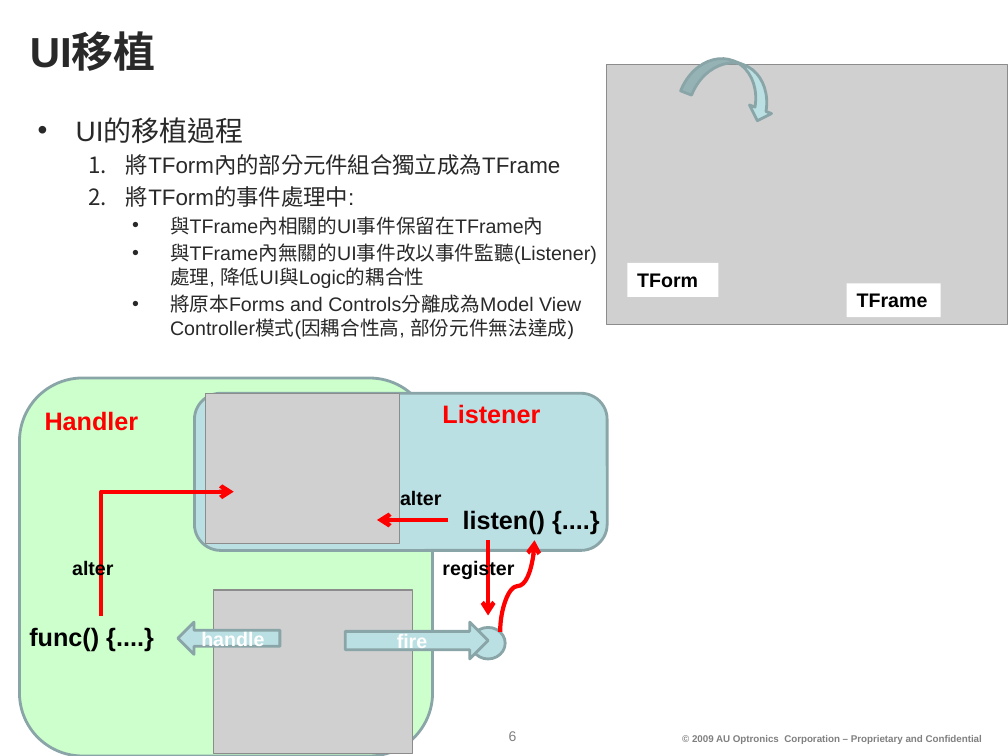
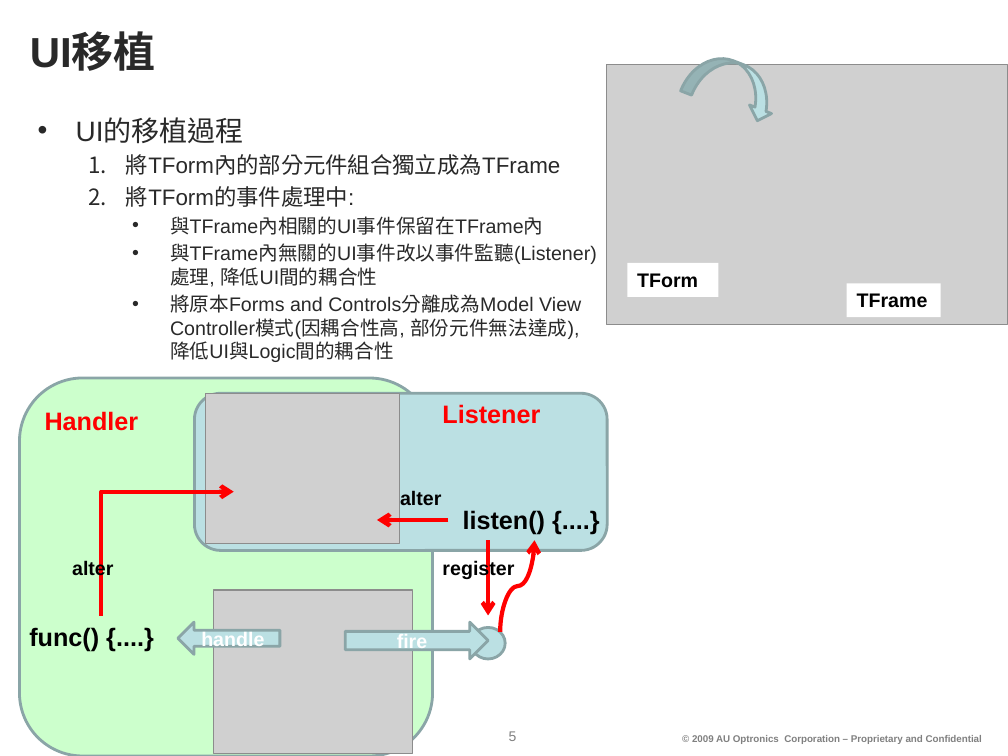
Before and after one commit to sky4s/mygoodjob, a slide deck: slide 5 of my doc/files/ppt/2010-09-30_WeeklyReport.pptx (slide 6 before the commit). Drawn at 1008x756 pixels with LibreOffice and Linux fonts; fonts in the diff are those of the drawing; grey boxes stand for pictures; background and template pictures are left out. Boxes give left, top, right and bottom in pixels: in the first picture for what was removed or moved away, otherwise in the second. Text is boxed around its words. In the diff, an @@ line names an element or a change of style, - is before the commit and + after.

```diff
--- a/my doc/files/ppt/2010-09-30_WeeklyReport.pptx
+++ b/my doc/files/ppt/2010-09-30_WeeklyReport.pptx
@@ text at (170,243,597,362): text changed @@
-    • 與TFrame內無關的UI事件改以事件監聽(Listener)處理, 降低UI與Logic的耦合性
-    • 將原本Forms and Controls分離成為Model View Controller模式(因耦合性高, 部份元件無法達成)
+    • 與TFrame內無關的UI事件改以事件監聽(Listener)處理, 降低UI間的耦合性
+    • 將原本Forms and Controls分離成為Model View Controller模式(因耦合性高, 部份元件無法達成), 降低UI與Logic間的耦合性
@@ page number at (509,731,517,741): text changed @@
-6
+5
```
Also in this commit, not shown: 2 other slides changed, 1 slide removed.
